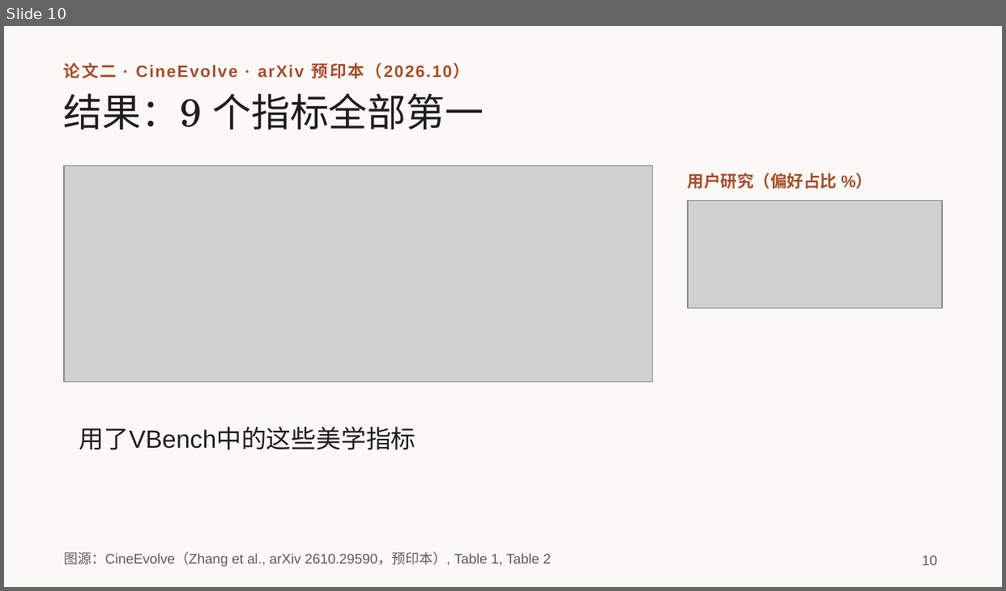
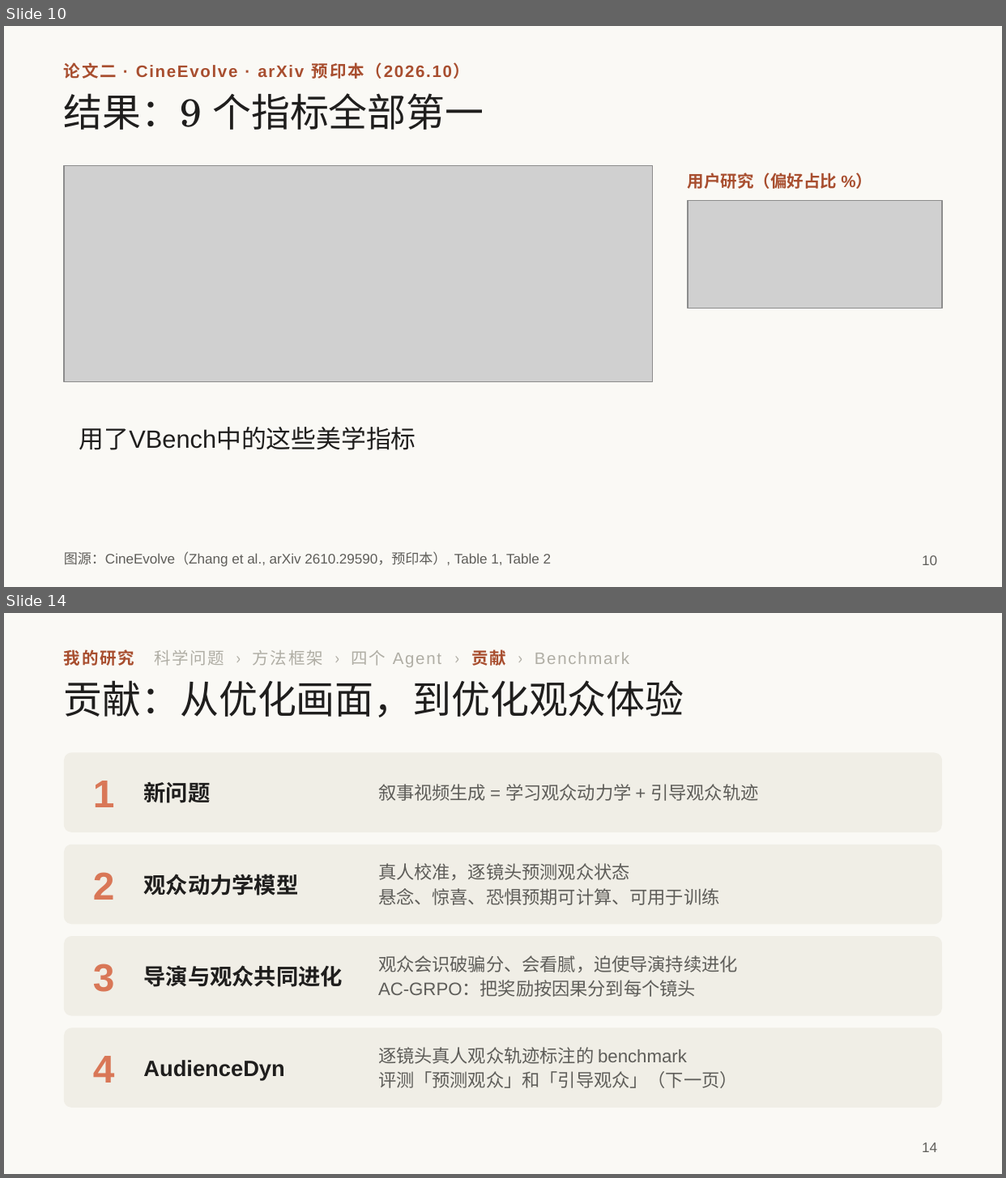
Before and after one commit to irving-2222/ICML, a slide deck: talk/研究分享_从多智能体协作到自进化.pptx. Shown one above the other, each under a label of ours: slide 10 before the commit, slides 10 and 14 after it; the slides between them are not shown. The pictures are 1006x591 and 1006x1178 pixels, drawn with LibreOffice and Linux fonts; fonts in the diff are those of the drawing; grey boxes stand for pictures. Boxes give left, top, right and bottom in pixels: in the first picture for what was removed or moved away, otherwise in the second. Text is boxed around its words. In the diff, an @@ line names an element or a change of style, - is before the commit and + after.

```diff
--- a/talk/研究分享_从多智能体协作到自进化.pptx
+++ b/talk/研究分享_从多智能体协作到自进化.pptx
@@ slide 14 added at <box>4,613,1002,1174</box>, background #FAF9F5 @@
@@ text added at <box>64,649,629,667</box>, 12 pt, text #B0AEA5 @@
+我的研究 科学问题 › 方法框架 › 四个 Agent › 贡献 › Benchmark
@@ title added at <box>64,680,684,717</box>, 28 pt, text #1F1E1D @@
+贡献：从优化画面，到优化观众体验
@@ rounded rectangle added at <box>64,752,942,833</box>, fill #F0EEE6 @@
@@ text added at <box>93,781,115,807</box>, 28 pt, text #D97757, bold @@
+1
@@ text added at <box>143,782,210,803</box>, 16 pt, text #1F1E1D, bold @@
+新问题
@@ text added at <box>378,784,758,801</box>, 13 pt, text #5E5D59 @@
+叙事视频生成 = 学习观众动力学 + 引导观众轨迹
@@ rounded rectangle added at <box>64,845,942,924</box>, fill #F0EEE6 @@
@@ text added at <box>93,872,115,900</box>, 28 pt, text #D97757, bold @@
+2
@@ text added at <box>143,874,298,896</box>, 16 pt, text #1F1E1D, bold @@
+观众动力学模型
@@ text added at <box>378,863,720,905</box>, 13 pt, text #5E5D59 @@
+真人校准，逐镜头预测观众状态
+悬念、惊喜、恐惧预期可计算、可用于训练
@@ rounded rectangle added at <box>64,936,942,1016</box>, fill #F0EEE6 @@
@@ text added at <box>93,964,115,992</box>, 28 pt, text #D97757, bold @@
+3
@@ text added at <box>143,965,343,987</box>, 16 pt, text #1F1E1D, bold @@
+导演与观众共同进化
@@ text added at <box>378,956,738,997</box>, 13 pt, text #5E5D59 @@
+观众会识破骗分、会看腻，迫使导演持续进化
+AC-GRPO：把奖励按因果分到每个镜头
@@ rounded rectangle added at <box>64,1029,942,1108</box>, fill #F0EEE6 @@
@@ text added at <box>378,1047,738,1088</box>, 13 pt, text #5E5D59 @@
+逐镜头真人观众轨迹标注的 benchmark
+评测「预测观众」和「引导观众」（下一页）
@@ text added at <box>93,1056,115,1083</box>, 28 pt, text #D97757, bold @@
+4
@@ text added at <box>143,1060,284,1081</box>, 16 pt, text #1F1E1D, bold @@
+AudienceDyn
@@ page number added at <box>922,1143,937,1152</box>, 10 pt, text #5E5D59 @@
+14
```
Also in this commit, not shown: 2 slides changed, 2 other slides added, 3 slides removed, 1 other file.
